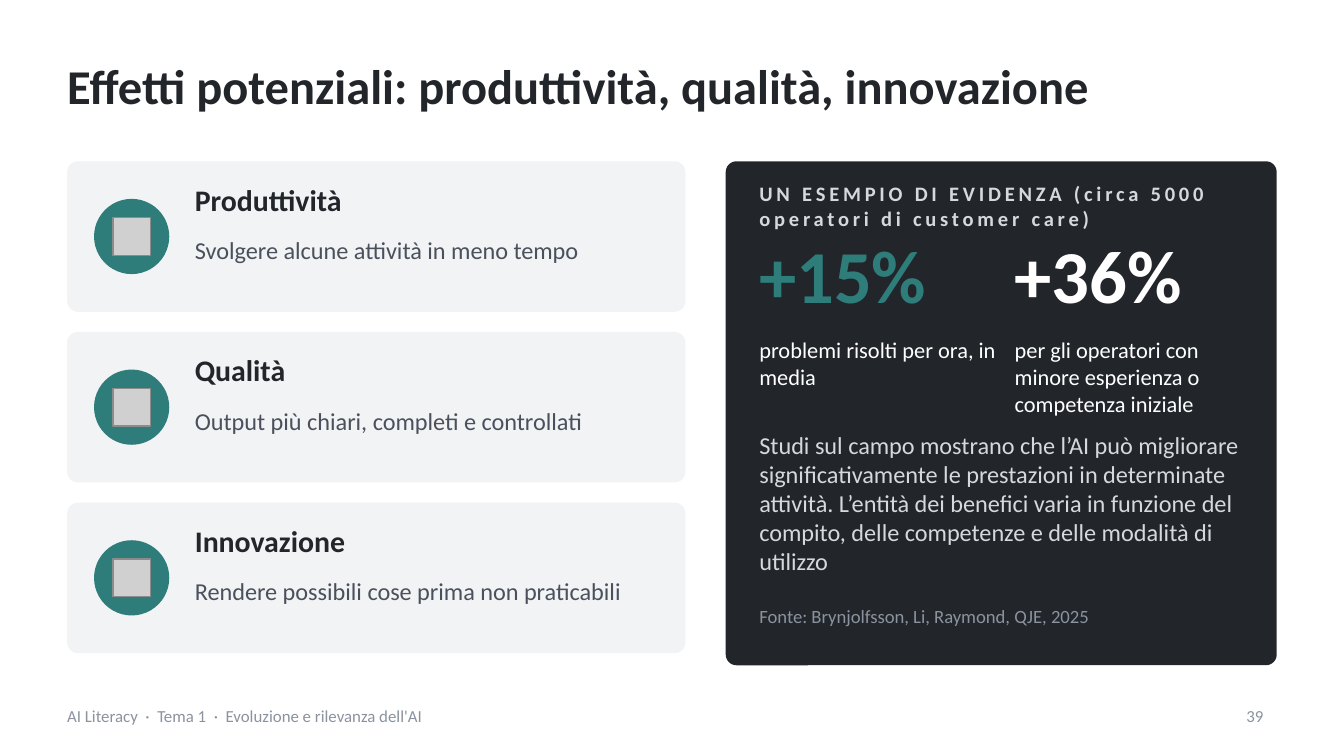
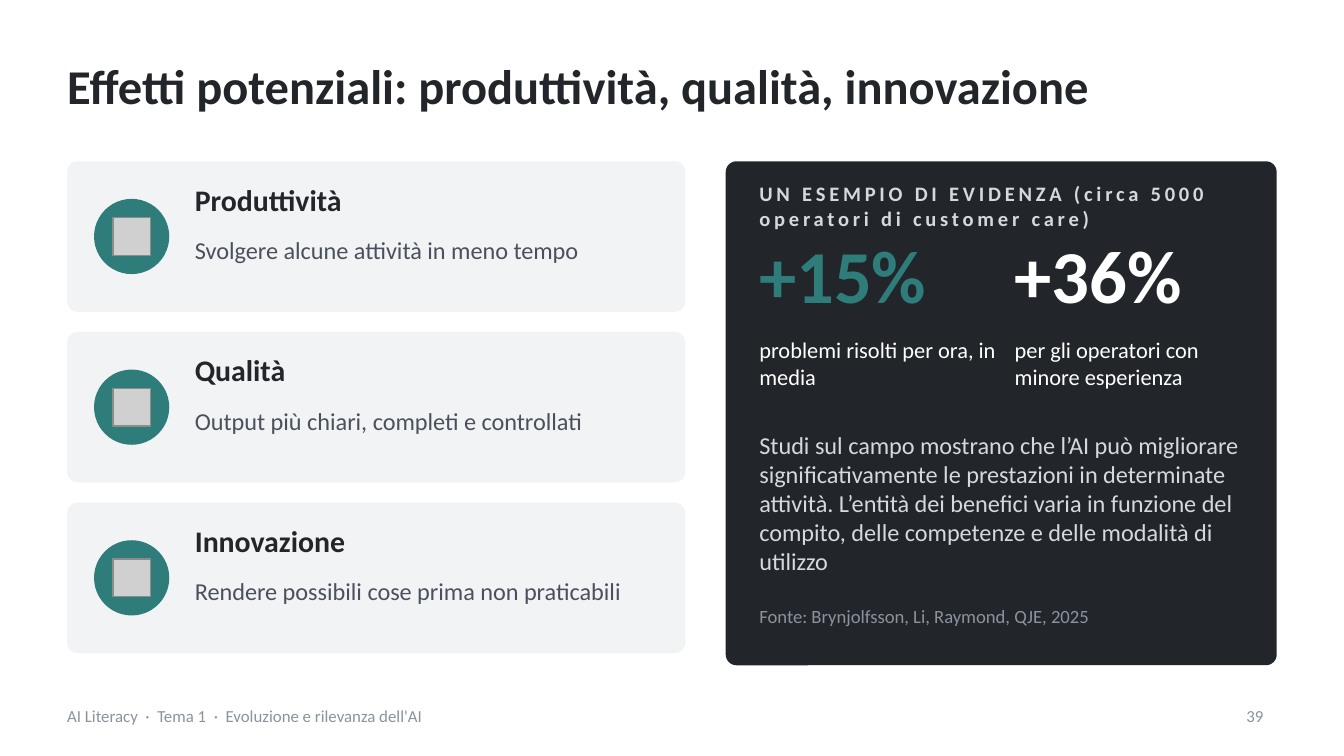
Before and after one commit to NetAi-IT/Formazione-AI-Literacy-Official, a slide deck: slide 39 of Base/Tema1_Evoluzione_e_rilevanza_AI.pptx. Drawn at 1344x756 pixels with LibreOffice and Linux fonts; fonts in the diff are those of the drawing; grey boxes stand for pictures. Boxes give left, top, right and bottom in pixels: in the first picture for what was removed or moved away, otherwise in the second. Text is boxed around its words. In the diff, an @@ line names an element or a change of style, - is before the commit and + after.

```diff
--- a/Base/Tema1_Evoluzione_e_rilevanza_AI.pptx
+++ b/Base/Tema1_Evoluzione_e_rilevanza_AI.pptx
@@ text at (1015, 342, 1199, 389): text changed @@
-per gli operatori con minore esperienza o competenza iniziale
+per gli operatori con minore esperienza
```
Also in this commit, not shown: 1 other slide changed, 7 other files.
